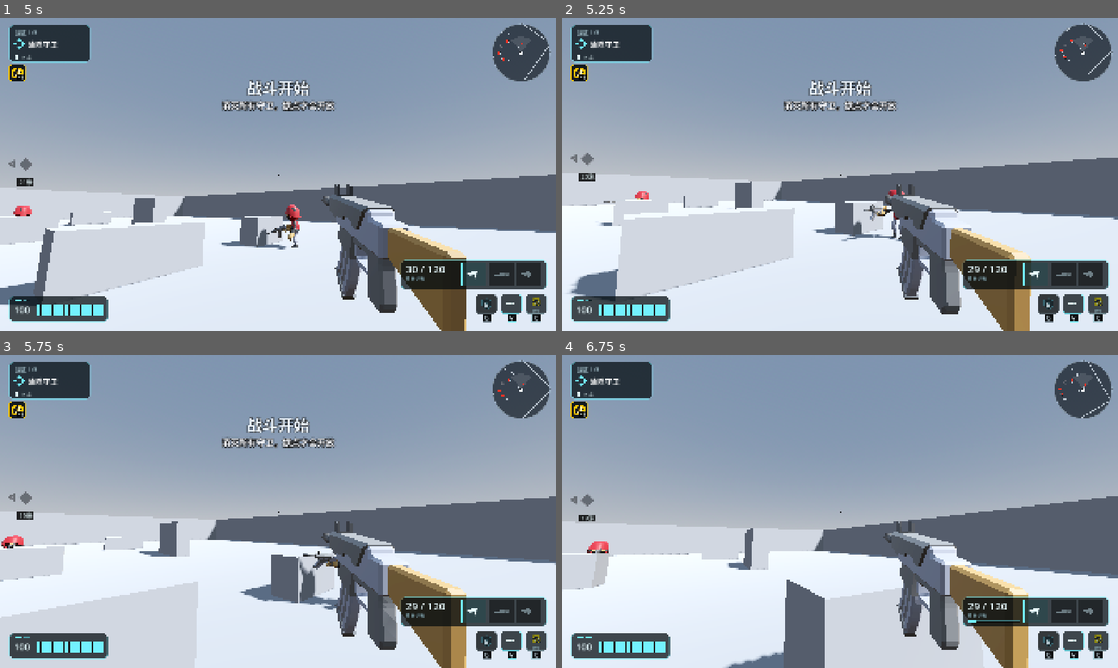
Above: before the commit, frames 1-4 (two rows, left to right).
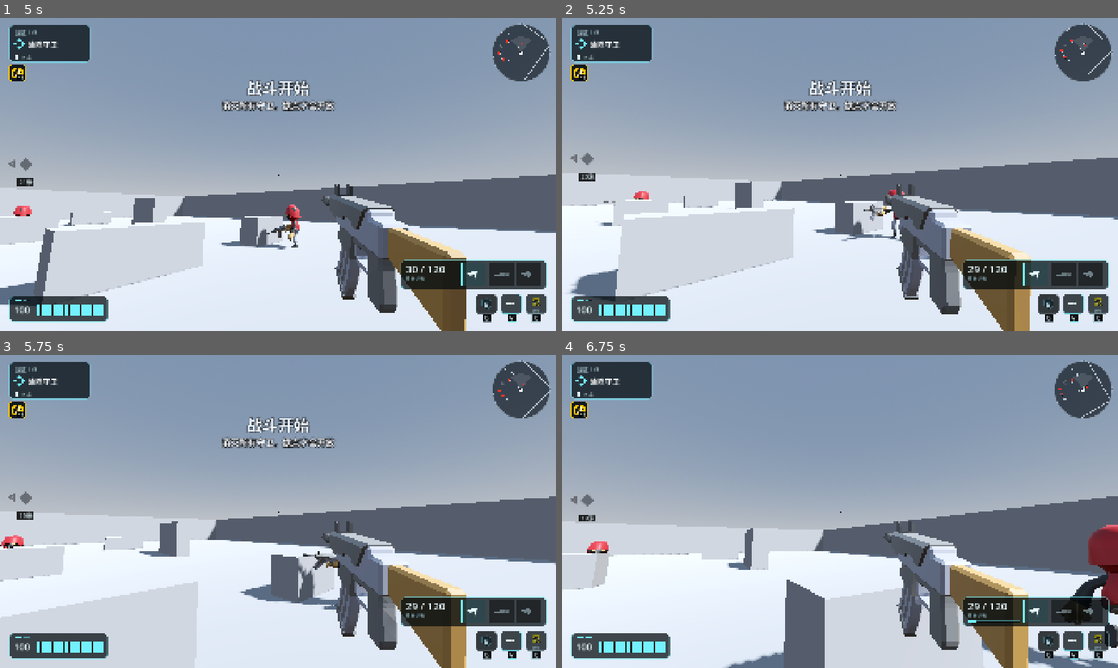
Above: after the commit, the same moments.

Repository: kyrie21z/Battlefield-Rouge
Game: Godot game, scene res://ui/game_start.tscn
The game is run twice, just before and just after one commit, with the same random seed, the same clock (stepped at 60 frames per second) and the same inputs. Sound files missing from this copy of the repository are replaced by a short silence.
Inputs (mouse positions are in pixels of both pictures, inside the frame that each line leads up to):
- Up to frame 1 (5 s): click "下一句 [Enter]" at 0.5 s; click "下一句 [Enter]" at 1.25 s; tap Enter at 2 s; move the mouse to (400, 158) at 2.02 s; hold D (move_right) 2.03-2.75 s; tap G (shield) at 2.1, 3.8, 4.55 s; click (400, 158) at 2.17 s; tap Space (jump) at 2.27, 3.77 s; click "确定，开始行动" at 2.75 s; move the mouse to (166, 190) at 3.52 s; hold S (move_back) 3.53-4.28 s; right-click (166, 190) at 3.6 s; move the mouse to (289, 168) at 4.27 s; hold W (move_forward) from 4.28 s (still down); tap Shift (dash) at 4.35 s
- Up to frame 2 (5.25 s): keep holding W (move_forward); move the mouse to (834, 180) at 5.02 s; click (834, 180) at 5.1 s
- Up to frame 3 (5.75 s): keep holding W (move_forward); tap Space (jump) at 5.27 s; tap G (shield) at 5.3 s
- Up to frame 4 (6.75 s): keep holding W (move_forward); move the mouse to (878, 514) at 5.77 s; tap E (hammer) at 5.85 s; tap Space (jump) at 6.02 s; tap G (shield) at 6.05 s; tap R (reload) at 6.4 s; move the mouse to (795, 508) at 6.52 s; tap F (interact) at 6.6 s

Frame 1 is identical in both runs. In frame 2, less than 0.1% of the frame differs, in the area x 8-61%, y 55-72%; in frame 3, 0.2%; in frame 4, 2.3%, in the area x 4-100%, y 9-100%.

Commit message:
tune: stronger danger magazine and shield, slower enemies
- The thrown magazine sweeps a 0.5 m sphere against live enemy hitboxes, so
  a near miss detonates; walls and floor still use the ray.
- Blast radius 3.5 -> 5 m, full-damage radius 1 -> 1.5 m (120 -> 60 per stack).
- Shield base duration 1 -> 2 s; cooldown and buff stacks unchanged.
- Small-enemy run speed 4.6 -> 3.6 m/s (player jogs 4.4); boss stays 3.2.

Fixture baselines change with the enemy speed (ticks unchanged, all wins):
FX-001 91e7f1f7a1c5d232 (seed 1002 3133b3b0d103f860),
FX-002 8d531b6cf8e98fb9 (seed 2003 d0310ae6d8c28cd2).

Co-Authored-By: Claude Opus 5.5 <noreply@anthropic.com>

Diff:
--- a/actors/enemy/enemy.gd
+++ b/actors/enemy/enemy.gd
@@ -67,7 +67,7 @@
 @export var seek_cover_near := 2.0
 
 @export_category("Movement")
-@export var run_speed := 4.6
+@export var run_speed := 3.6
 @export var strafe_speed := 1.8
 @export var turn_speed := 8.0
 @export var gravity := 18.0
--- a/actors/player/combat_traits.gd
+++ b/actors/player/combat_traits.gd
@@ -8,7 +8,7 @@
 signal shield_pulsed
 
 const PARRY_WINDOW := 0.24
-const BLAST_RADIUS := 3.5
+const BLAST_RADIUS := 5.0
 const SHIELD_PULSE_RADIUS := 7.0
 const COLLECTED_ROUND_DAMAGE := 18.0
 
--- a/components/stats.gd
+++ b/components/stats.gd
@@ -35,7 +35,7 @@
 	MELEE_SPEED: 1.0,
 	MELEE_RANGE: 1.0,
 	SKILL_UNLOCKED: 0.0,
-	SHIELD_DURATION: 1.0,
+	SHIELD_DURATION: 2.0,
 	SHIELD_COOLDOWN: 8.0,
 	RELOAD_BLAST_DAMAGE: 0.0,
 	PARRY_CAPACITY: 0.0,
--- a/tests/buff_run_test.gd
+++ b/tests/buff_run_test.gd
@@ -178,7 +178,7 @@
 	player.stats.apply_buff(BuffPool.ALL[6])
 	player.stats.apply_buff(BuffPool.ALL[7])
 	player.stats.apply_buff(BuffPool.ALL[8])
-	_check("shield duration and cooldown upgraded", player.stats.get_value(Stats.SHIELD_DURATION) > 1.0 and player.shield.cooldown_duration() < 8.0)
+	_check("shield duration and cooldown upgraded", is_equal_approx(player.stats.get_value(Stats.SHIELD_DURATION), 2.5) and player.shield.cooldown_duration() < 8.0)
 	_check("unlocked shield activates", player.shield.try_activate() and player.shield.is_active())
 	original_health = player.health.health
 	player.health.apply_damage(50.0, Hitbox.BodyPart.BODY)
--- a/tests/combat_traits_test.gd
+++ b/tests/combat_traits_test.gd
@@ -46,7 +46,7 @@
 	for frame_index in 3:
 		await get_tree().physics_frame
 	print("== explosion filtering")
-	var effect := ReloadCharge.blast(arena, Vector3(0, 1, 0), player, 30.0, 3.5)
+	var effect := ReloadCharge.blast(arena, Vector3(0, 1, 0), player, 30.0, CombatTraits.BLAST_RADIUS)
 	_check("one blast damages a multi-hitbox enemy once", is_equal_approx(target.health, 970.0) and effect.get_meta("targets_hit") == 1)
 	_check("blast ignores allies and player", friend.health == 1000.0 and player.health.health == 100.0)
 	_check("blast does not pass through walls", hidden.health == 1000.0)
--- a/tests/reload_blast_test.gd
+++ b/tests/reload_blast_test.gd
@@ -23,18 +23,18 @@
 	player.melee.set_process(false)
 	player.shield.set_process(false)
 	var near := _target(arena, Vector3(0.5, 1, 0), 1)
-	var middle := _target(arena, Vector3(2.25, 1, 0), 1)
-	var edge := _target(arena, Vector3(3.5, 1, 0), 1)
-	var outside := _target(arena, Vector3(3.65, 1, 0), 1)
+	var middle := _target(arena, Vector3(3.25, 1, 0), 1)
+	var edge := _target(arena, Vector3(5.0, 1, 0), 1)
+	var outside := _target(arena, Vector3(5.15, 1, 0), 1)
 	var ally := _target(arena, Vector3(-1, 1, 0), 0)
 	var hidden := _target(arena, Vector3(0, 1, -3), 1)
 	_wall(arena, Vector3(0, 1, -1.5), Vector3(1.5, 3, 0.2))
 	await _sync()
-	var effect := ReloadCharge.blast(arena, Vector3(0, 1, 0), player, 120, 3.5, ReloadCharge.ACCENT, true)
-	_check("inner 1m deals exactly 120 once across two hitboxes", is_equal_approx(near.health, 880))
-	_check("2.25m deals 90", is_equal_approx(middle.health, 910))
-	_check("3.5m edge deals 60", is_equal_approx(edge.health, 940))
-	_check("overlapping shape with centre beyond 3.5m is unharmed", outside.health == 1000)
+	var effect := ReloadCharge.blast(arena, Vector3(0, 1, 0), player, 120, 5.0, ReloadCharge.ACCENT, true)
+	_check("inner 1.5m deals exactly 120 once across two hitboxes", is_equal_approx(near.health, 880))
+	_check("3.25m deals 90", is_equal_approx(middle.health, 910))
+	_check("5m edge deals 60", is_equal_approx(edge.health, 940))
+	_check("overlapping shape with centre beyond 5m is unharmed", outside.health == 1000)
 	_check("solid wall blocks both enemy hitboxes", hidden.health == 1000)
 	_check("ally and player are unharmed", ally.health == 1000 and player.health.health == 100)
 	_check("three unique enemies were damaged", effect.get_meta("targets_hit") == 3)
@@ -43,13 +43,13 @@
 	var first_near := near.health
 	var first_middle := middle.health
 	var first_edge := edge.health
-	ReloadCharge.blast(arena, Vector3(0, 1, 0), player, 240, 3.5, ReloadCharge.ACCENT, true)
+	ReloadCharge.blast(arena, Vector3(0, 1, 0), player, 240, 5.0, ReloadCharge.ACCENT, true)
 	_check("second layer doubles inner damage", is_equal_approx(first_near - near.health, 240))
 	_check("second layer doubles middle damage", is_equal_approx(first_middle - middle.health, 180))
 	_check("second layer doubles edge damage", is_equal_approx(first_edge - edge.health, 120))
 	first_middle = middle.health
 	first_edge = edge.health
-	var pulse := ReloadCharge.blast(arena, Vector3(0, 1, 0), player, 25, 3.5, Color("30d4ee"))
+	var pulse := ReloadCharge.blast(arena, Vector3(0, 1, 0), player, 25, 5.0, Color("30d4ee"))
 	_check("shield pulse retains uniform 25 damage", is_equal_approx(first_middle - middle.health, 25) and is_equal_approx(first_edge - edge.health, 25))
 	_check("shield pulse keeps its own visual", not pulse.has_node("FireFlash"))
 	await get_tree().create_timer(0.9).timeout
@@ -61,8 +61,8 @@
 	await _sync()
 	var sight := PhysicsRayQueryParameters3D.create(Vector3(10, 1, 0), Vector3(10, 1.6, -2), CollisionLayers.WORLD)
 	_check("partial-cover fixture really blocks the head ray", not arena.get_world_3d().direct_space_state.intersect_ray(sight).is_empty())
-	ReloadCharge.blast(arena, Vector3(10, 1, 0), player, 60, 3.5, ReloadCharge.ACCENT, true)
-	_check("covered head does not suppress visible torso", is_equal_approx(partial.health, 952))
+	ReloadCharge.blast(arena, Vector3(10, 1, 0), player, 60, 5.0, ReloadCharge.ACCENT, true)
+	_check("covered head does not suppress visible torso", is_equal_approx(partial.health, 944.28571))
 	# At the faster launch speed the arc crosses this target near y=1.3.
 	var collision_target := _target(arena, Vector3(20, 1.3, -2.5), 1)
 	await _sync()
@@ -112,9 +112,52 @@
 	var fuse_explosions := [0]
 	free_charge.exploded.connect(func(_point: Vector3, _effect: Node3D): fuse_explosions[0] += 1)
 	await get_tree().create_timer(0.12).timeout
-	_check("magazine exits shooter hitbox without detonating on self", is_instance_valid(free_charge) and fuse_explosions[0] == 0)
+	_check("magazine launched inside the shooter's own hitbox does not detonate", is_instance_valid(free_charge) and fuse_explosions[0] == 0 and player.health.health == 100.0)
 	await get_tree().create_timer(ReloadCharge.FUSE_TIME).timeout
 	_check("unobstructed flight detonates once on fuse", fuse_explosions[0] == 1)
+	# Proximity detonation: the magazine passes 0.4 m beside a live enemy. A
+	# bare ray would miss it, the 0.5 m sweep must not.
+	var brushed := _target(arena, Vector3(60.4, 1.3, -3.0), 1)
+	await _sync()
+	var brush_charge := ReloadCharge.spawn(arena, Vector3(60, 1, 0), Vector3.FORWARD, player, 60) as ReloadCharge
+	var brush_hits := {"count": 0, "position": Vector3.ZERO}
+	brush_charge.exploded.connect(func(point: Vector3, _effect: Node3D):
+		brush_hits["count"] += 1
+		brush_hits["position"] = point
+	)
+	await get_tree().create_timer(0.3).timeout
+	_check("passing 0.4m from an enemy detonates beside it", brush_hits["count"] == 1
+		and (brush_hits["position"] as Vector3).distance_to(Vector3(60.4, 1.3, -3.0)) < 1.2)
+	_check("proximity detonation deals full damage", is_equal_approx(brushed.health, 940))
+	# The same pass at 0.8 m is outside the sweep and must not detonate.
+	var grazed := _target(arena, Vector3(70.8, 1.3, -3.0), 1)
+	await _sync()
+	var miss_charge := ReloadCharge.spawn(arena, Vector3(70, 1, 0), Vector3.FORWARD, player, 60) as ReloadCharge
+	var miss_hits := [0]
+	miss_charge.exploded.connect(func(_point: Vector3, _effect: Node3D): miss_hits[0] += 1)
+	await get_tree().create_timer(0.3).timeout
+	_check("passing 0.8m from an enemy does not detonate", miss_hits[0] == 0 and is_instance_valid(miss_charge))
+	await get_tree().create_timer(ReloadCharge.FUSE_TIME).timeout
+	_check("enemy outside the sweep is unharmed", grazed.health == 1000 and miss_hits[0] == 1)
+	# Wider blast: 4.5 m still takes damage, 5.5 m is outside, 1.4 m full.
+	var far := _target(arena, Vector3(84.5, 1, 0), 1)
+	var beyond := _target(arena, Vector3(85.5, 1, 0), 1)
+	var close := _target(arena, Vector3(81.4, 1, 0), 1)
+	await _sync()
+	_check("danger magazine blast radius is 5m", is_equal_approx(CombatTraits.BLAST_RADIUS, 5.0))
+	ReloadCharge.blast(arena, Vector3(80, 1, 0), player, 120, CombatTraits.BLAST_RADIUS,
+		ReloadCharge.ACCENT, true)
+	_check("enemy at 4.5m takes falloff damage", is_equal_approx(far.health, 931.42857))
+	_check("enemy at 5.5m is outside the blast", beyond.health == 1000.0)
+	_check("enemy at 1.4m takes full 120", is_equal_approx(close.health, 880.0))
+	_check("base shield lasts 2 seconds", is_equal_approx(player.stats.get_value(Stats.SHIELD_DURATION), 2.0))
+	player.stats.base[Stats.SKILL_UNLOCKED] = 1.0
+	_check("shield activates for 2 seconds", player.shield.try_activate()
+		and is_equal_approx(player.shield.active_remaining, 2.0))
+	player.shield._process(1.99)
+	_check("shield still active just before 2 seconds", player.shield.is_active())
+	player.shield._process(0.02)
+	_check("shield expires after 2 seconds", not player.shield.is_active())
 	await get_tree().create_timer(0.95).timeout
 	arena.queue_free()
 	await get_tree().create_timer(0.2).timeout
--- a/weapons/reload_charge.gd
+++ b/weapons/reload_charge.gd
@@ -12,7 +12,13 @@
 const ACCENT := Color(1.0, 0.42, 0.08)
 const MAX_QUERY_RESULTS := 256
 const TRAIL_POINTS := 8
-const FULL_DAMAGE_RADIUS := 1.0
+## Enemies within this distance of the flight path detonate the charge, so a
+## near miss still lands. The sphere sweep notices them; a bare ray cannot.
+const HIT_RADIUS := 0.5
+## Dead hitboxes can block a sweep. Re-cast past them this many times per tick.
+const MAX_SWEEP_PASSES := 3
+const SWEEP_EPSILON := 0.002
+const FULL_DAMAGE_RADIUS := 1.5
 const EDGE_DAMAGE_SCALE := 0.5
 const SHIELD_WAVE_REACH_TIME := 0.48
 const SHIELD_WAVE_FADE_AT := 0.62
@@ -23,7 +29,7 @@
 
 var shooter: CollisionObject3D
 var damage := 0.0
-var radius := 3.5
+var radius := 5.0
 var velocity := Vector3.ZERO
 var fuse_remaining := FUSE_TIME
 var exploded_once := false
@@ -35,7 +41,7 @@
 
 
 static func spawn(parent: Node, origin: Vector3, direction: Vector3,
-		p_shooter: CollisionObject3D, p_damage: float, p_radius: float = 3.5) -> Node3D:
+		p_shooter: CollisionObject3D, p_damage: float, p_radius: float = 5.0) -> Node3D:
 	var charge := ReloadCharge.new()
 	charge.name = "ReloadCharge"
 	charge.shooter = p_shooter
@@ -172,18 +178,22 @@
 	var from := global_position
 	velocity.y -= GRAVITY * delta
 	var to := from + velocity * delta
-	var query := PhysicsRayQueryParameters3D.create(from, to,
-		CollisionLayers.WORLD | CollisionLayers.HITBOXES)
-	query.hit_from_inside = true
-	if is_instance_valid(shooter):
-		var excluded: Array[RID] = [shooter.get_rid()]
-		for hitbox in shooter.find_children("*", "Hitbox", true, false):
-			excluded.append((hitbox as Hitbox).get_rid())
-		query.exclude = excluded
-	var hit := get_world_3d().direct_space_state.intersect_ray(query)
-	if not hit.is_empty():
+	var space := get_world_3d().direct_space_state
+	var exclusions := _excluded_rids()
+	var world_hit := _ray_hit(space, from, to, exclusions)
+	# Walls stop the magazine; enemies only need to be close. Whichever the
+	# flight reaches first along this tick decides where it detonates.
+	var enemy_hit := _sweep_enemies(space, from, to, exclusions)
+	if not enemy_hit.is_empty():
+		var world_fraction := 1.0
+		if not world_hit.is_empty():
+			world_fraction = _path_fraction(from, to, world_hit.position)
+		if float(enemy_hit["fraction"]) <= world_fraction:
+			_detonate(enemy_hit["position"] as Vector3)
+			return
+	if not world_hit.is_empty():
 		# Keep the blast just outside the impact surface for its visibility rays.
-		_detonate(hit.position + hit.normal * 0.04)
+		_detonate(world_hit.position + world_hit.normal * 0.04)
 		return
 	global_position = to
 	_model.rotate_x(delta * 8.0)
@@ -192,6 +202,90 @@
 	fuse_remaining -= delta
 	if fuse_remaining <= 0.0:
 		detonate()
+
+
+## The shooter and its own hitboxes must never trigger the charge, whether it
+## is sitting in the hand at launch or leaving the camera.
+func _excluded_rids() -> Array[RID]:
+	var excluded: Array[RID] = []
+	if is_instance_valid(shooter):
+		excluded.append(shooter.get_rid())
+		for hitbox in shooter.find_children("*", "Hitbox", true, false):
+			excluded.append((hitbox as Hitbox).get_rid())
+	return excluded
+
+
+func _ray_hit(space: PhysicsDirectSpaceState3D, from: Vector3, to: Vector3,
+		exclusions: Array[RID]) -> Dictionary:
+	var query := PhysicsRayQueryParameters3D.create(from, to, CollisionLayers.WORLD)
+	query.hit_from_inside = true
+	query.exclude = exclusions
+	return space.intersect_ray(query)
+
+
+## Continuous sphere sweep along this tick's segment. `cast_motion` reports the
+## fraction where the sphere first touches a hitbox, so the 0.4 m covered per
+## tick at 24 m/s cannot tunnel past an enemy. Dead bodies do not count: they
+## are excluded and the sweep continues behind them.
+func _sweep_enemies(space: PhysicsDirectSpaceState3D, from: Vector3, to: Vector3,
+		exclusions: Array[RID]) -> Dictionary:
+	var motion := to - from
+	if motion.is_zero_approx():
+		return {}
+	var forward := motion.normalized()
+	var shape := SphereShape3D.new()
+	shape.radius = HIT_RADIUS
+	# The probe is a touch larger so a grazing contact still finds its body.
+	var probe_shape := SphereShape3D.new()
+	probe_shape.radius = HIT_RADIUS + 0.01
+	var start := from
+	var ignored := exclusions.duplicate()
+	for _pass in MAX_SWEEP_PASSES:
+		var query := PhysicsShapeQueryParameters3D.new()
+		query.shape = shape
+		query.transform = Transform3D(Basis.IDENTITY, start)
+		query.motion = motion
+		query.collision_mask = CollisionLayers.HITBOXES
+		query.collide_with_areas = false
+		query.collide_with_bodies = true
+		query.exclude = ignored
+		var safe: float = space.cast_motion(query)[0]
+		if safe >= 1.0:
+			return {}
+		var contact := start + motion * safe
+		# cast_motion only reports a fraction, so re-query at the contact point
+		# to check whether the body in the way is still alive.
+		var probe := PhysicsShapeQueryParameters3D.new()
+		probe.shape = probe_shape
+		probe.transform = Transform3D(Basis.IDENTITY, contact + forward * SWEEP_EPSILON)
+		probe.collision_mask = CollisionLayers.HITBOXES
+		probe.collide_with_areas = false
+		probe.collide_with_bodies = true
+		probe.exclude = ignored
+		var dead: Array[RID] = []
+		for result: Dictionary in space.intersect_shape(probe, MAX_QUERY_RESULTS):
+			var hitbox := result.get("collider") as Hitbox
+			if hitbox == null:
+				continue
+			if is_instance_valid(hitbox.health) and not hitbox.health.is_dead():
+				return {"position": contact, "fraction": _path_fraction(from, to, contact)}
+			dead.append(hitbox.get_rid())
+		if dead.is_empty():
+			return {}
+		ignored.append_array(dead)
+		var remaining := motion * (1.0 - safe) - forward * SWEEP_EPSILON
+		if remaining.dot(forward) <= 0.0:
+			return {}
+		start = contact + forward * SWEEP_EPSILON
+		motion = remaining
+	return {}
+
+
+func _path_fraction(from: Vector3, to: Vector3, point: Vector3) -> float:
+	var length := from.distance_to(to)
+	if length <= 0.0:
+		return 0.0
+	return clampf(from.distance_to(point) / length, 0.0, 1.0)
 
 
 ## Public for fixtures; repeated calls cannot deal a second explosion.
Not shown, changed: ARCHITECTURE.md
Not shown, changed: GLOSSARY.md
Not shown, changed: docs/Buff当前实现.md
Not shown, changed: docs/GDD.md
Not shown, changed: docs/adr/0008-held-magazine-and-shield-radius.md
Not shown, changed: docs/bible/03_rules.md
